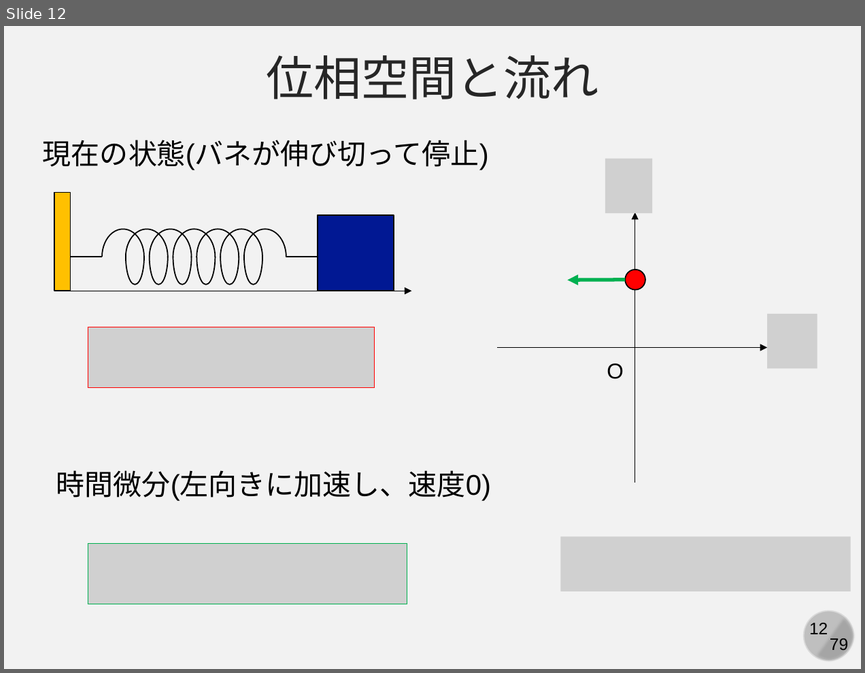
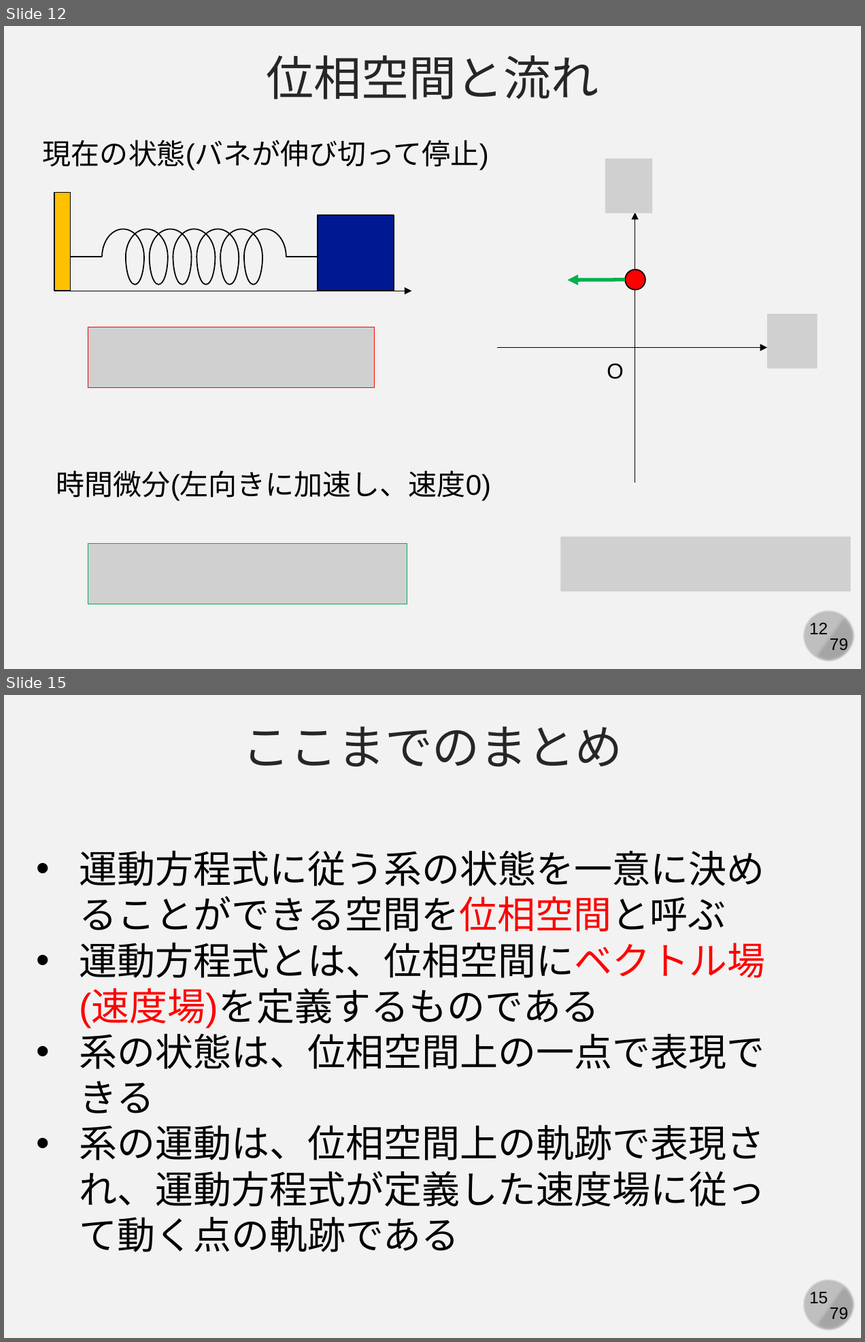
Before and after one commit to kaityo256/simulation_engineering, a slide deck: 05_md_basic/simulation05.pptx. Shown one above the other, each under a label of ours: slide 12 before the commit, slides 12 and 15 after it; the slides between them are not shown. The pictures are 865x673 and 865x1342 pixels, drawn with LibreOffice and Linux fonts; fonts in the diff are those of the drawing; grey boxes stand for pictures. Boxes give left, top, right and bottom in pixels: in the first picture for what was removed or moved away, otherwise in the second. Text is boxed around its words. In the diff, an @@ line names an element or a change of style, - is before the commit and + after.

```diff
--- a/05_md_basic/simulation05.pptx
+++ b/05_md_basic/simulation05.pptx
@@ slide 15 added at [4, 695, 861, 1338], background #F2F2F2; not listed: 4 template elements that a slide beside it also shows @@
@@ text added at [242, 726, 622, 767], 40 pt, text #262626 @@
+ここまでのまとめ
@@ text added at [79, 850, 765, 1252], 32 pt, text #000000 @@
+• 運動方程式に従う系の状態を一意に決めることができる空間を位相空間と呼ぶ
+• 運動方程式とは、位相空間にベクトル場(速度場)を定義するものである
+• 系の状態は、位相空間上の一点で表現できる
+• 系の運動は、位相空間上の軌跡で表現され、運動方程式が定義した速度場に従って動く点の軌跡である
```
Also in this commit, not shown: 1 slide changed, 13 other slides added.
